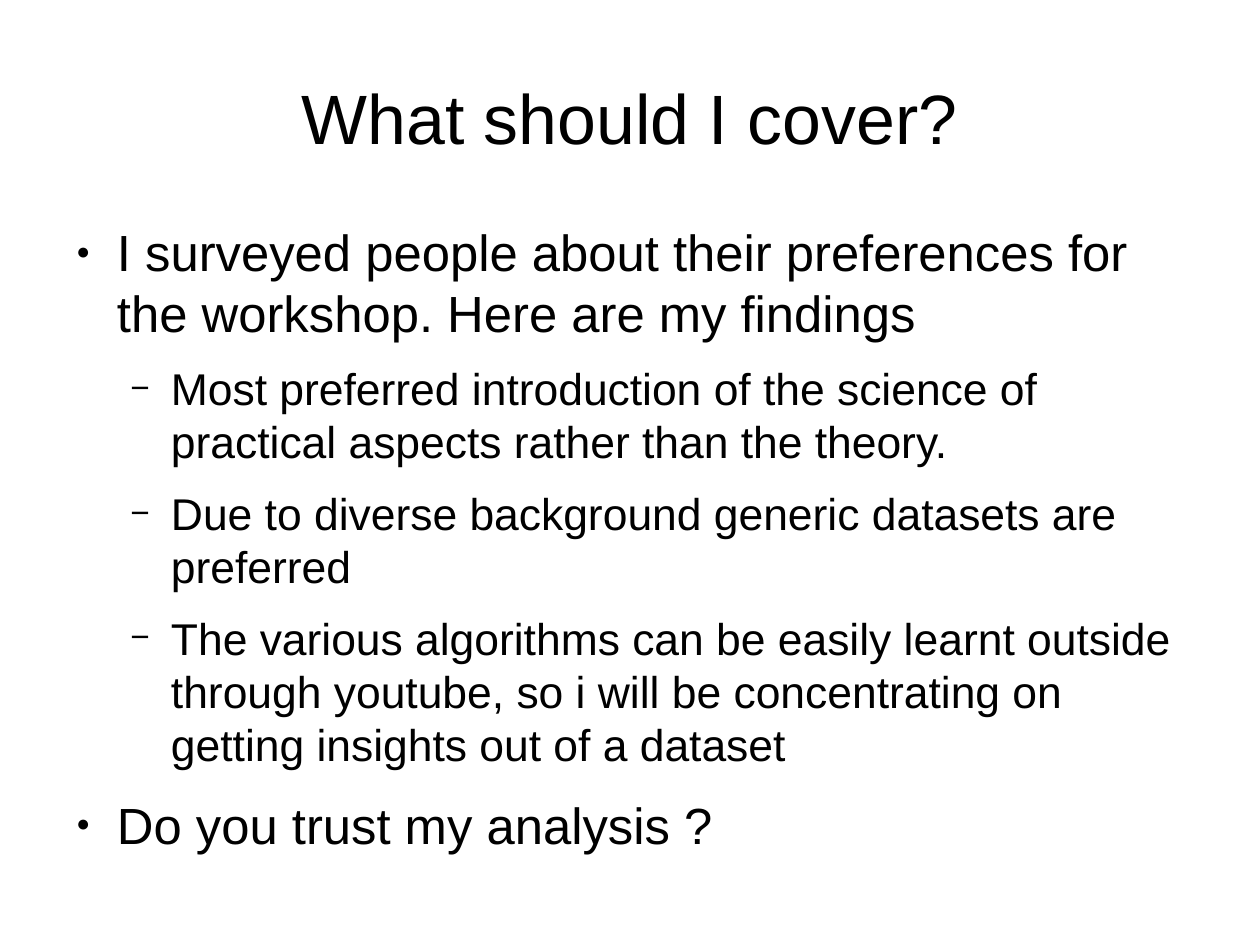
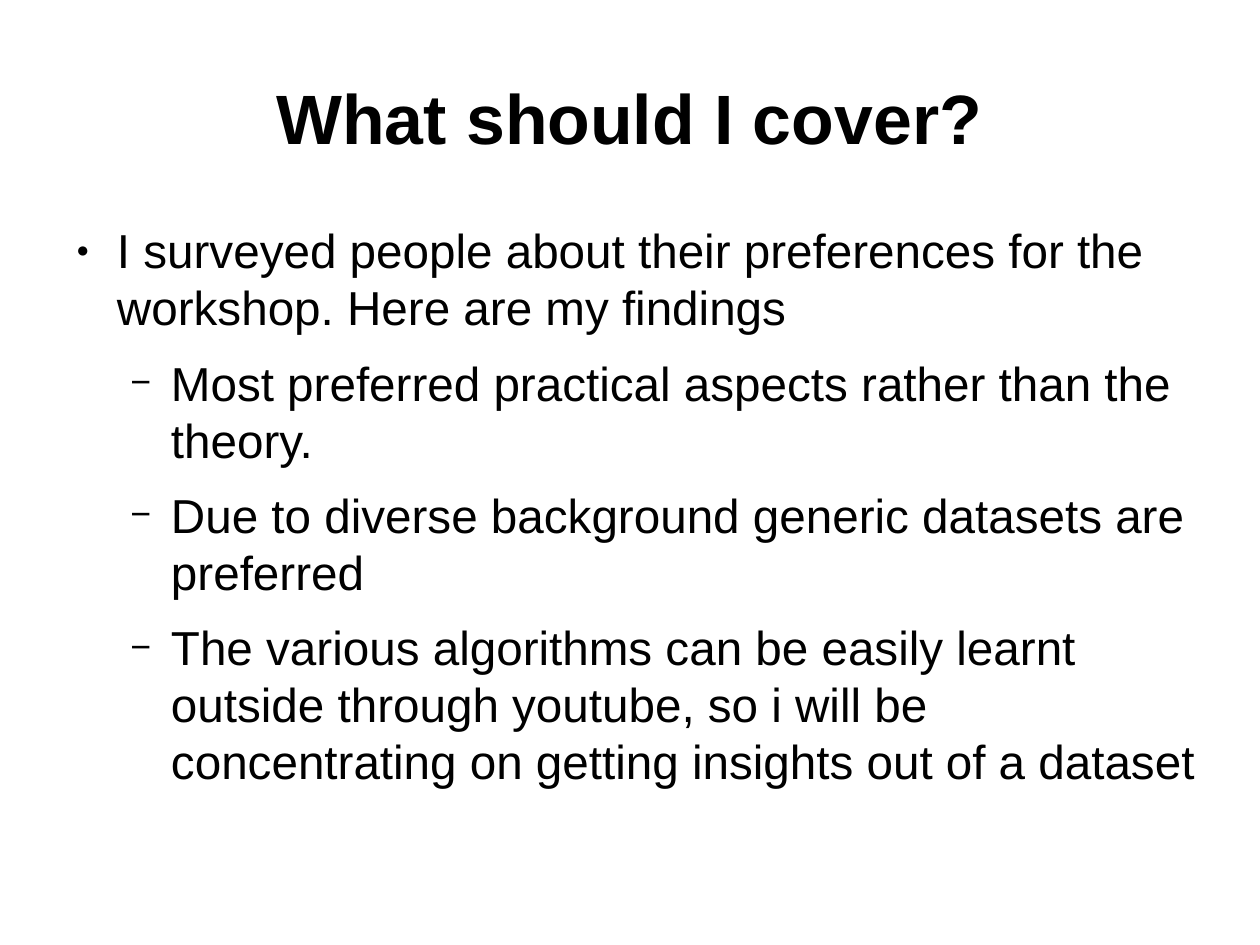
Before and after one commit to leexa90/ML_course_BII, a slide deck: slide 3 of opening_slides.odp. Drawn at 1260x945 pixels with LibreOffice and Linux fonts; fonts in the diff are those of the drawing. Boxes give left, top, right and bottom in pixels: in the first picture for what was removed or moved away, otherwise in the second. Text is boxed around its words. In the diff, an @@ line names an element or a change of style, - is before the commit and + after.

```diff
--- a/opening_slides.odp
+++ b/opening_slides.odp
@@ title "What should I cover?" at (x1=276, y1=93, x2=982, y2=145): bold on @@
@@ text at (x1=117, y1=233, x2=1194, y2=789): paragraph removed @@
-● Do you trust my analysis ?
@@ text at (x1=117, y1=233, x2=1194, y2=789): size 32 to 30 pt in "I surveyed people about their preferences for ..."; size 28 to 30 pt in "Due to diverse background generic datasets are ...", "The various algorithms can be easily learnt ..." @@
@@ text at (x1=171, y1=366, x2=1170, y2=467): text changed; size 28 to 30 pt @@
-  − Most preferred introduction of the science of practical aspects rather than the theory.
+  − Most preferred practical aspects rather than the theory.
```
Also in this commit, not shown: 10 other slides changed, 10 slides added.
